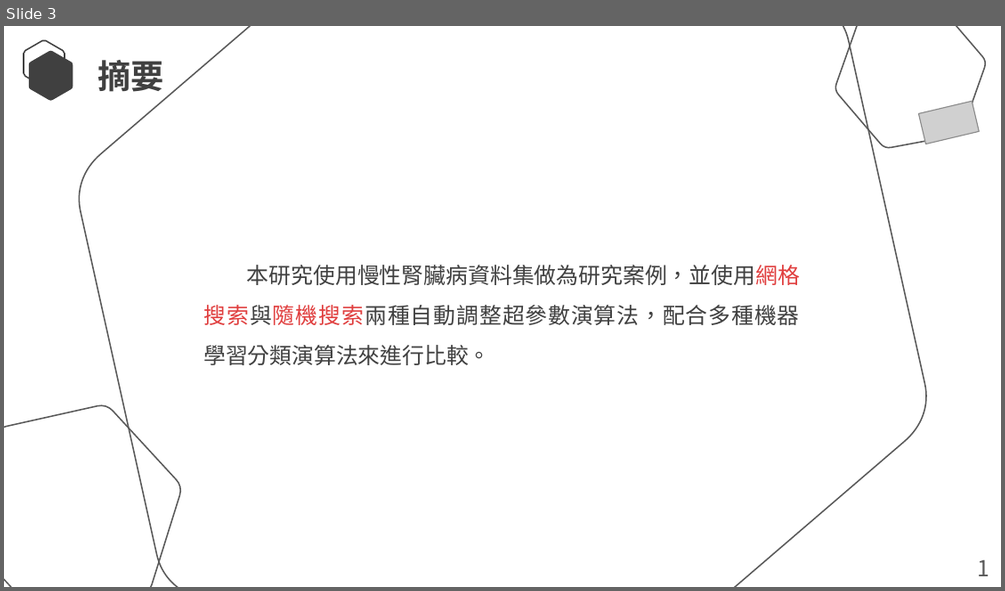
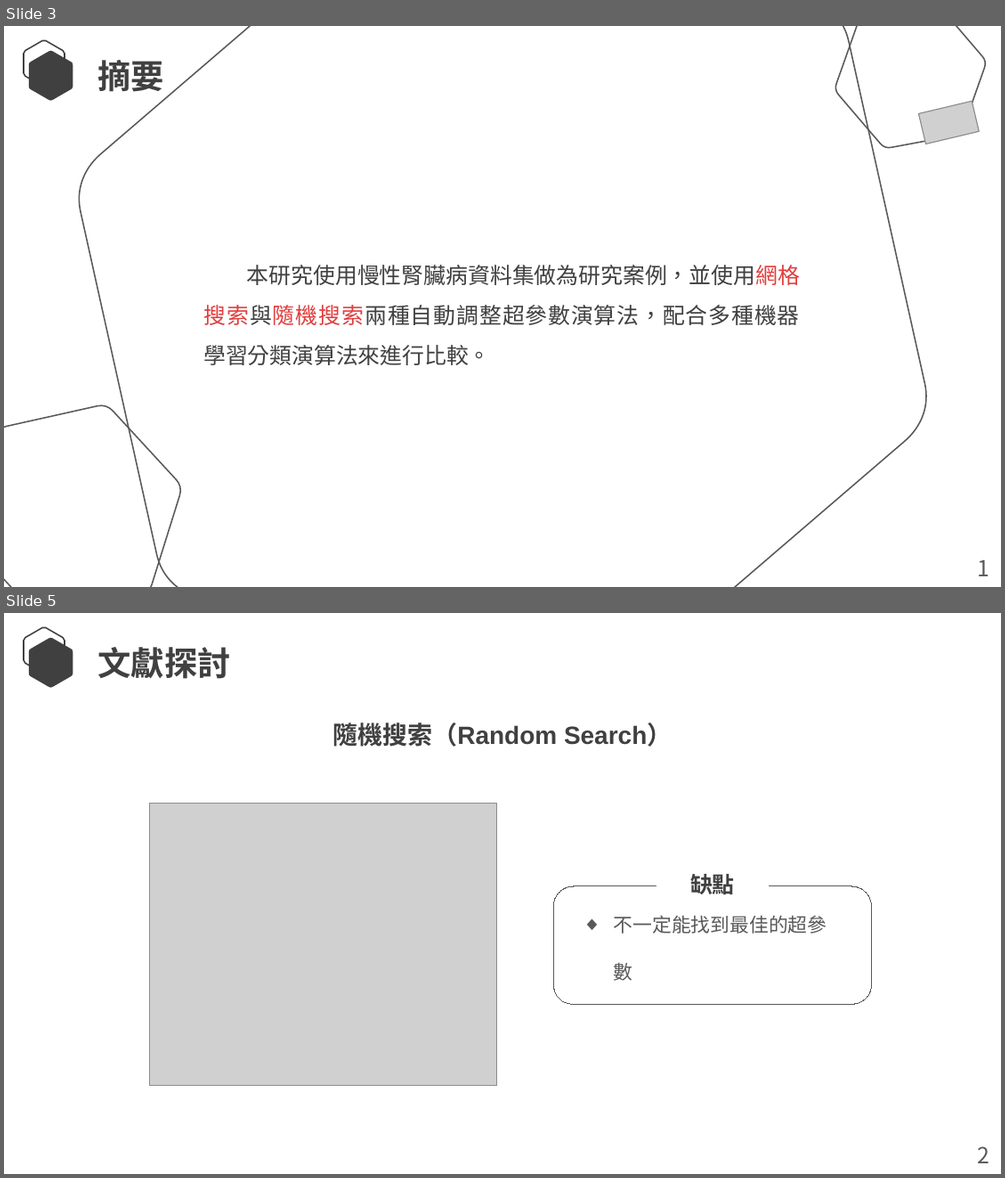
Before and after one commit to Lcwei-0708/lcwei-0708.github.io, a slide deck: data/應用機器學習演算法改善模型優化方法的研究-以UCI慢性腎臟疾病資料集為例/應用機器學習演算法改善模型優化方法的研究-以UCI慢性腎臟疾病資料集為例.pptx. Shown one above the other, each under a label of ours: slide 3 before the commit, slides 3 and 5 after it; the slides between them are not shown. The pictures are 1005x591 and 1005x1178 pixels, drawn with LibreOffice and Linux fonts; fonts in the diff are those of the drawing; grey boxes stand for pictures. Boxes give left, top, right and bottom in pixels: in the first picture for what was removed or moved away, otherwise in the second. Text is boxed around its words. In the diff, an @@ line names an element or a change of style, - is before the commit and + after.

```diff
--- a/data/應用機器學習演算法改善模型優化方法的研究-以UCI慢性腎臟疾病資料集為例/應用機器學習演算法改善模型優化方法的研究-以UCI慢性腎臟疾病資料集為例.pptx
+++ b/data/應用機器學習演算法改善模型優化方法的研究-以UCI慢性腎臟疾病資料集為例/應用機器學習演算法改善模型優化方法的研究-以UCI慢性腎臟疾病資料集為例.pptx
@@ slide 5 added at bbox=[4, 613, 1001, 1174], background #FFFFFF @@
@@ freeform shape added at bbox=[24, 627, 65, 674], outline #404040 1 pt @@
@@ freeform shape added at bbox=[29, 638, 73, 688], fill #404040 @@
@@ text added at bbox=[97, 647, 230, 679], 24 pt, text #404040, bold @@
+文獻探討
@@ text added at bbox=[332, 722, 672, 747], 18 pt, text #404040, bold @@
+隨機搜索（Random Search）
@@ picture added at bbox=[150, 803, 496, 1086] @@
@@ text added at bbox=[690, 874, 735, 894], 16 pt, text #404040, bold @@
+缺點
@@ rounded rectangle added at bbox=[553, 886, 871, 1004], outline #595959 0.75 pt @@
@@ text added at bbox=[614, 915, 827, 933], 14 pt, text #595959 @@
+◆ 不一定能找到最佳的超參數
@@ text added at bbox=[978, 1146, 990, 1163], 16 pt, text #595959 @@
+2
```
Also in this commit, not shown: 3 slides changed, 15 other slides added, 12 slides removed.
